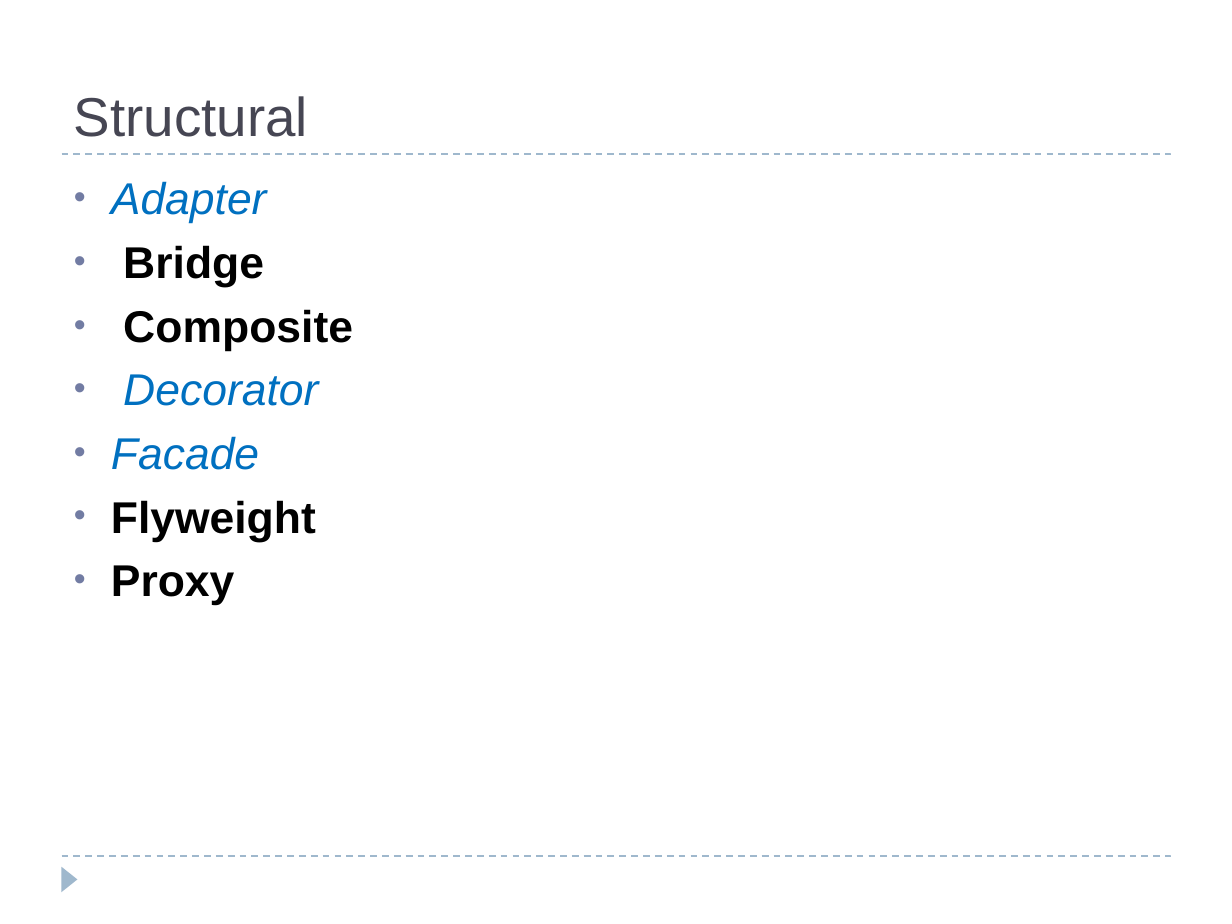
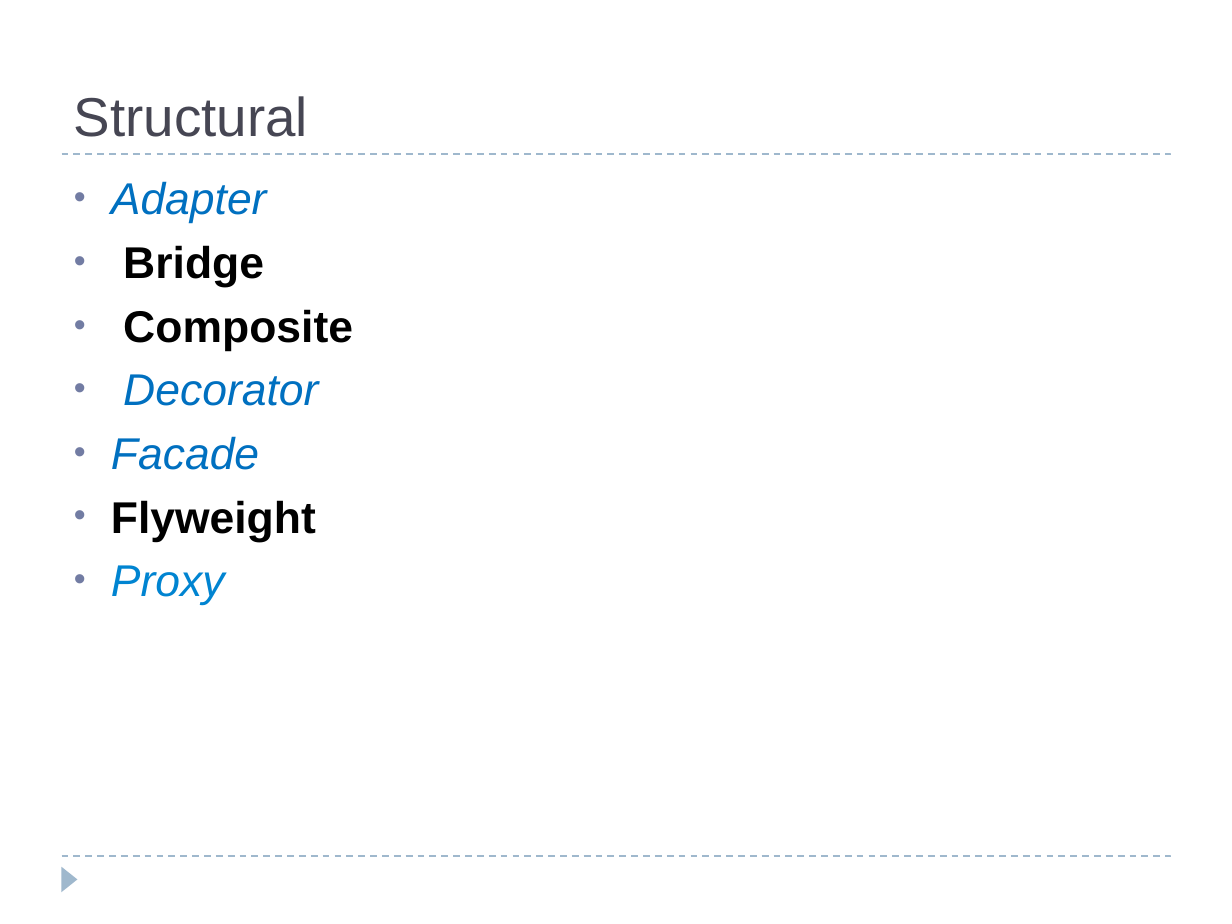
Before and after one commit to bpcrao/purnacode, a slide deck: slide 6 of ppts/Design Patterns.odp (slide 5 before the commit). Drawn at 1232x924 pixels with LibreOffice and Linux fonts; fonts in the diff are those of the drawing. Boxes give left, top, right and bottom in pixels: in the first picture for what was removed or moved away, otherwise in the second. Text is boxed around its words. In the diff, an @@ line names an element or a change of style, - is before the commit and + after.

```diff
--- a/ppts/Design Patterns.odp
+++ b/ppts/Design Patterns.odp
@@ text at <box>111,565,225,605</box>: text colour #000000 to #0084D1, bold off, italic on in "Proxy" @@
```
Also in this commit, not shown: 3 slides added.
